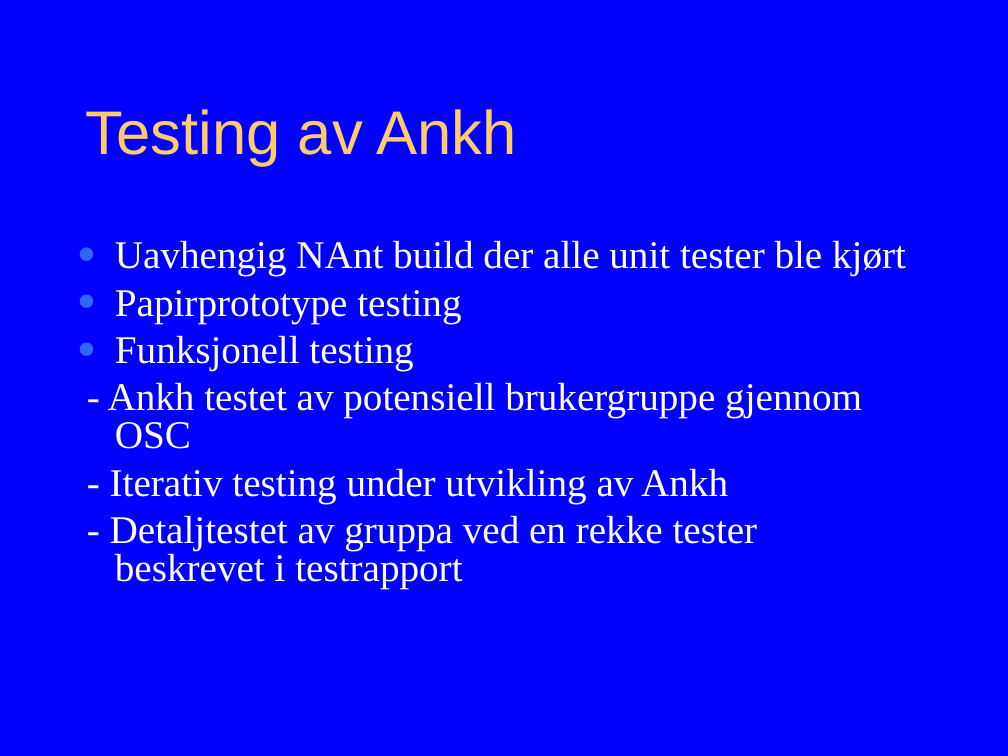
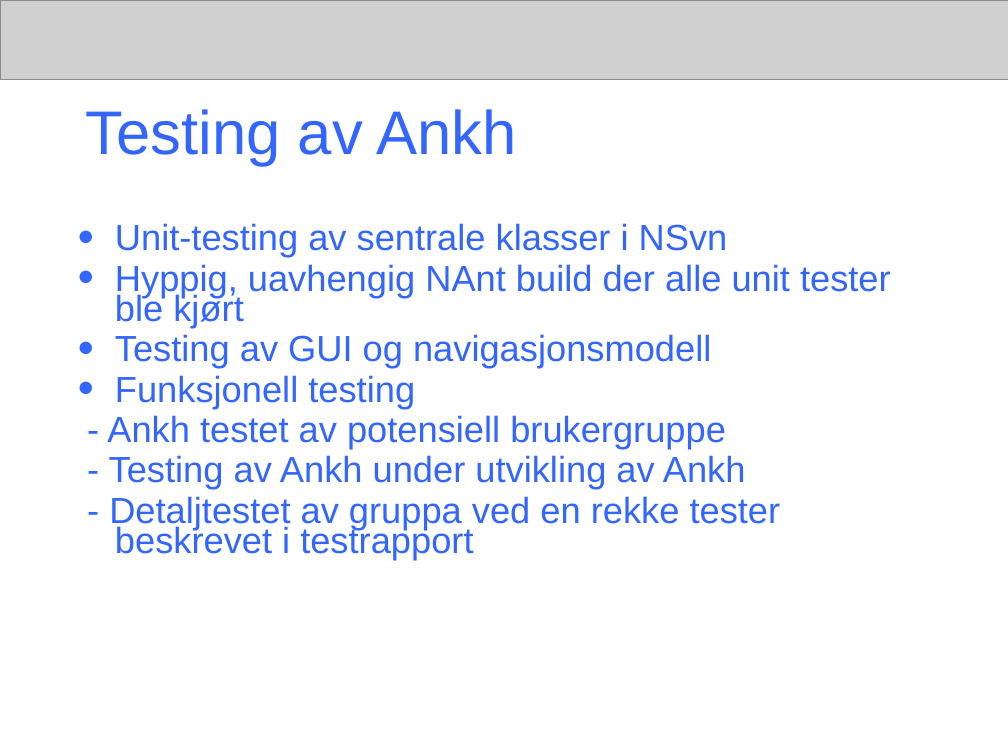
Before and after one commit to windygu/AnkhSVN, a slide deck: slide 14 of doc/powerpoint/Subversion_addin_for_VS.NET.ppt (slide 19 before the commit). Drawn at 1008x756 pixels with LibreOffice and Linux fonts; fonts in the diff are those of the drawing; grey boxes stand for pictures. Boxes give left, top, right and bottom in pixels: in the first picture for what was removed or moved away, otherwise in the second. Text is boxed around its words. In the diff, an @@ line names an element or a change of style, - is before the commit and + after.

Commit message:
The presentation contain:
* Title of final project, name of authors
* Background
- Revision control: wc, revision, repository to be explained
- Subversion
- CollabNet
- VS.NET
- Aim of the final project

*Content
- Functionality of NSvn
- Navigation model of Ankh
- What can Ankh do?
- Example of how Ankh works: Manual demo performed at school PC
- Ankh Help: Manual demo performed at school PC
- Improvements of GUI
- Testing of Ankh
- Challenges and development environment
- Conclusion

White background, "ankh header" without letters or symbol

```diff
--- a/doc/powerpoint/Subversion_addin_for_VS.NET.ppt
+++ b/doc/powerpoint/Subversion_addin_for_VS.NET.ppt
@@ background #0000FF to #FFFFFF @@
@@ picture added at [0, 0, 1008, 80] @@
@@ title "Testing av Ankh" at [86, 109, 517, 166]: text colour #FFCC66 to #3366FF @@
@@ text "Unit-testing av sentrale klasser i ...": place and size @@
-text "Unit-testing av sentrale klasser i ..." at [108, 240, 906, 588]
+text "Unit-testing av sentrale klasser i ..." at [107, 223, 891, 560]
@@ text at [115, 223, 891, 368]: text changed; size 28 to 25.9 pt; font Times New Roman to Arial; text colour #FFFFFF to #3366FF @@
-● Uavhengig NAnt build der alle unit tester ble kjørt
-● Papirprototype testing
+● Unit-testing av sentrale klasser i NSvn
+● Hyppig, uavhengig NAnt build der alle unit tester ble kjørt
+● Testing av GUI og navigasjonsmodell
@@ text at [109, 375, 781, 560]: size 28 to 25.9 pt, font Times New Roman to Arial, text colour #FFFFFF to #3366FF in "Funksjonell testing", "- Detaljtestet av gruppa ved en rekke ..."; line spacing 0.8 to 0.7 @@
@@ text at [107, 415, 746, 489]: text changed; size 28 to 25.9 pt; font Times New Roman to Arial; text colour #FFFFFF to #3366FF @@
-- Ankh testet av potensiell brukergruppe gjennom OSC
-- Iterativ testing under utvikling av Ankh
+- Ankh testet av potensiell brukergruppe
+- Testing av Ankh under utvikling av Ankh
```
Also in this commit, not shown: 12 other slides changed, 9 slides added, 7 slides removed.
